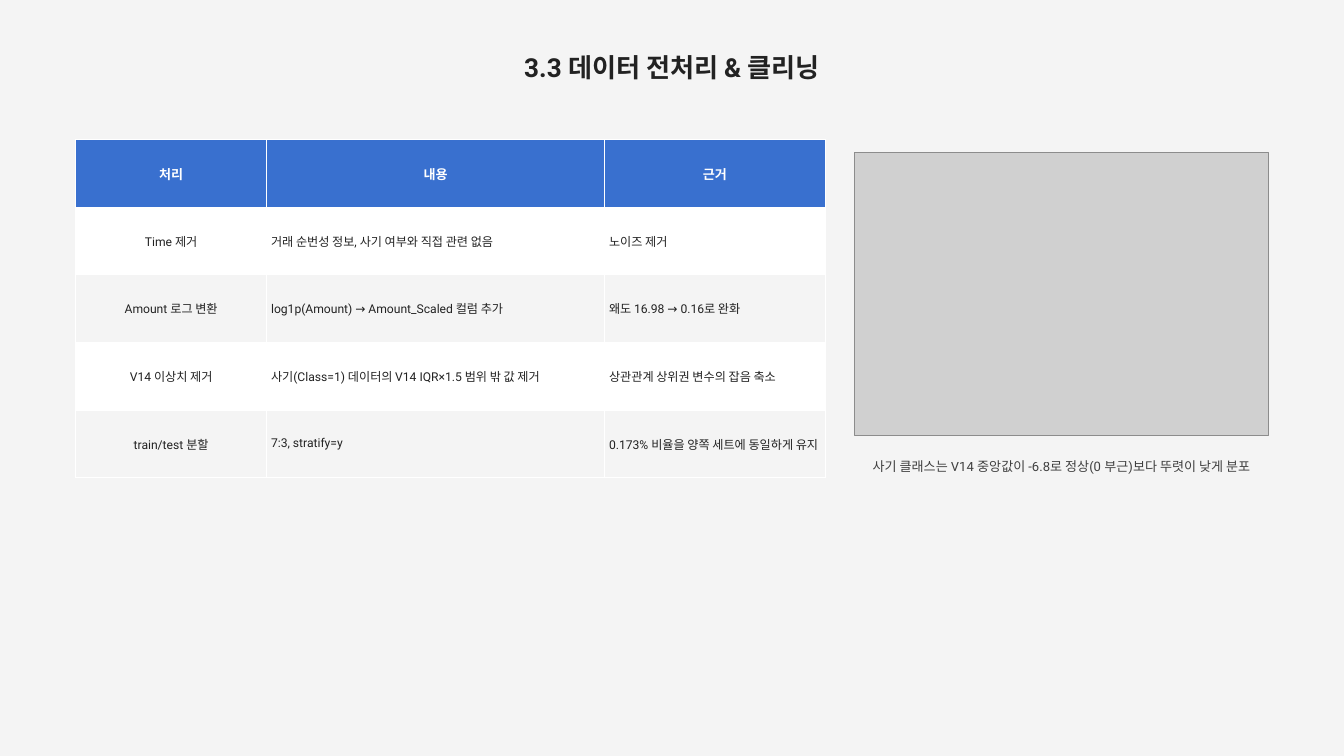
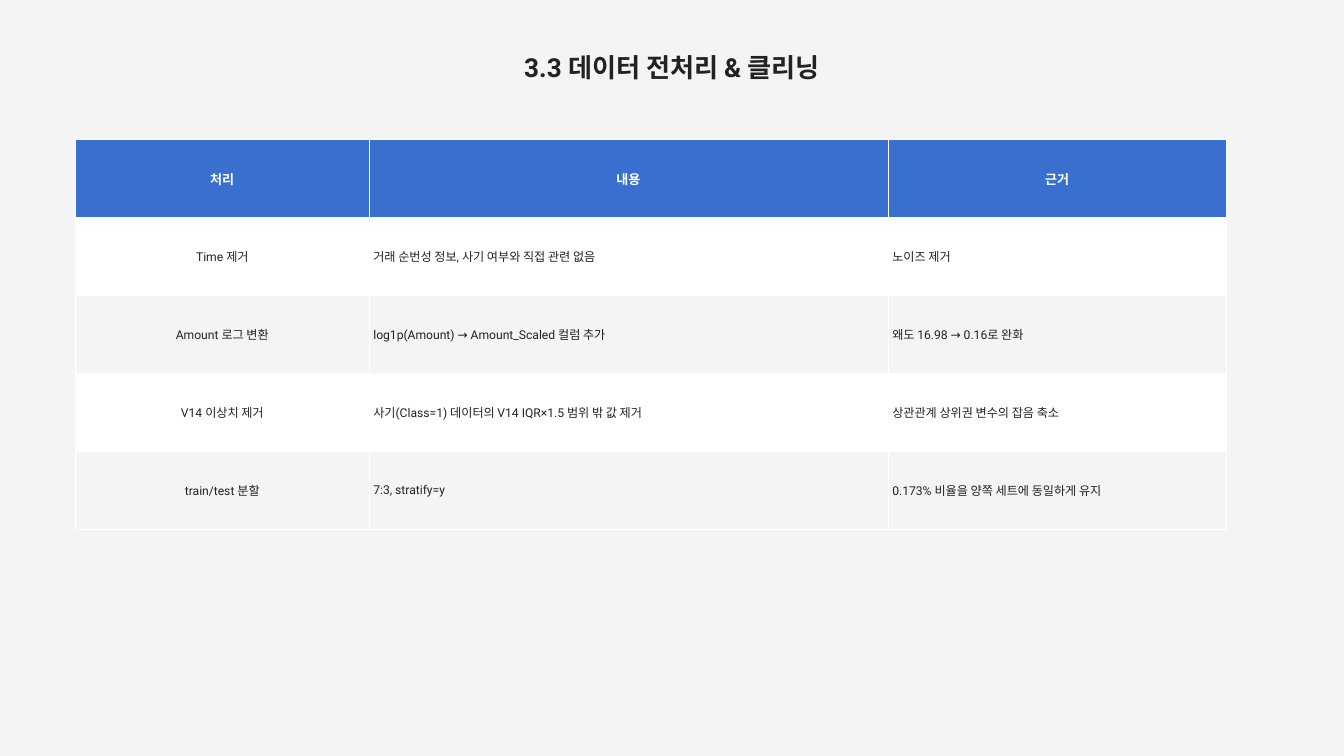
Before and after one commit to jcs19752510-ui/semi_project, a slide deck: slide 8 of report/4차/3_Credit_Card_Fraud_Detection.pptx. Drawn at 1344x756 pixels with LibreOffice and Linux fonts; fonts in the diff are those of the drawing; grey boxes stand for pictures. Boxes give left, top, right and bottom in pixels: in the first picture for what was removed or moved away, otherwise in the second. Text is boxed around its words. In the diff, an @@ line names an element or a change of style, - is before the commit and + after.

```diff
--- a/report/4차/3_Credit_Card_Fraud_Detection.pptx
+++ b/report/4차/3_Credit_Card_Fraud_Detection.pptx
@@ table: place and size @@
-table at box(75, 140, 825, 478)
+table at box(75, 140, 1226, 530)
@@ picture removed at box(855, 152, 1269, 435) @@
@@ text removed at box(873, 460, 1250, 474) @@
-사기 클래스는 V14 중앙값이 -6.8로 정상(0 부근)보다 뚜렷이 낮게 분포
```
Also in this commit, not shown: 3 other slides changed, 1 other file.
